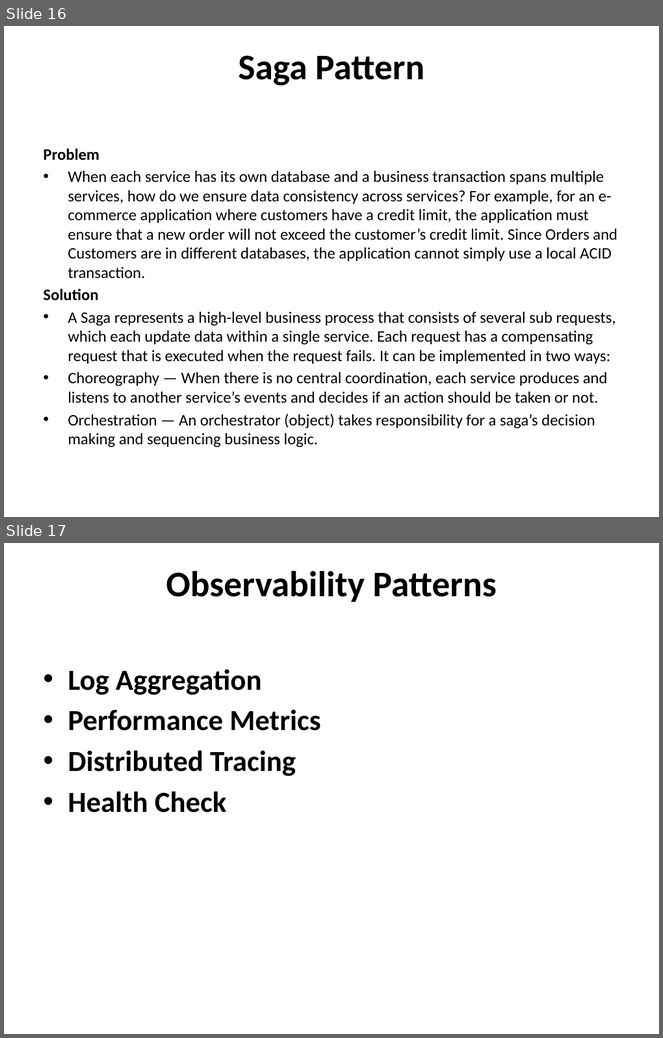
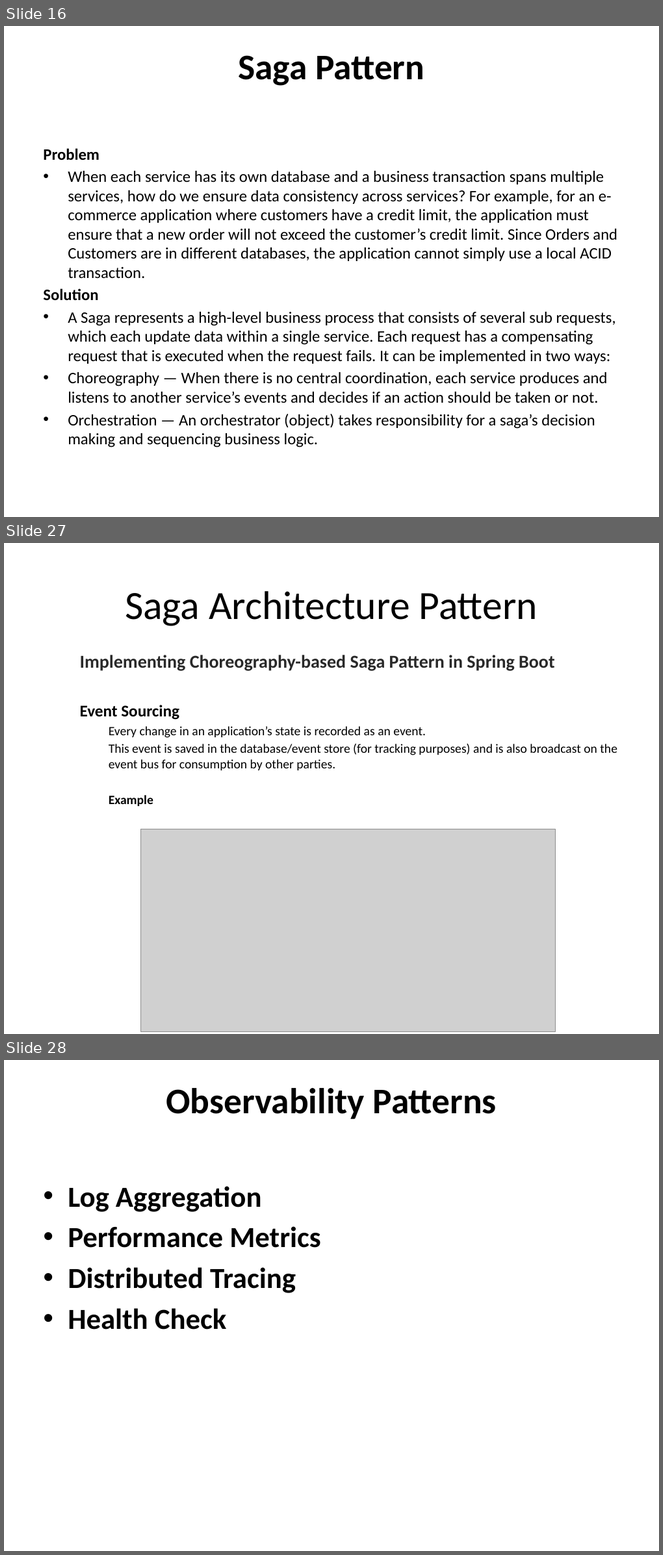
Before and after one commit to prakharxagrawal/citimicroservices, a slide deck: Micro services Design Pattern.pptx. Shown one above the other, each under a label of ours: slides 16 and 17 before the commit, slides 16, 27 and 28 after it; the slides between them are not shown. The pictures are 663x1038 and 663x1555 pixels, drawn with LibreOffice and Linux fonts; fonts in the diff are those of the drawing; grey boxes stand for pictures. Boxes give left, top, right and bottom in pixels: in the first picture for what was removed or moved away, otherwise in the second. Text is boxed around its words. In the diff, an @@ line names an element or a change of style, - is before the commit and + after.

Commit message:
Update Saga Pattern example and Docker

```diff
--- a/Micro services Design Pattern.pptx
+++ b/Micro services Design Pattern.pptx
@@ slide 27 added at bbox=[4, 543, 659, 1034], background #FFFFFF @@
@@ title added at bbox=[125, 591, 538, 626], 44 pt, text #000000 @@
+Saga Architecture Pattern
@@ text added at bbox=[80, 655, 618, 806], 14 pt, text #000000 @@
+  Implementing Choreography-based Saga Pattern in Spring Boot
+  Event Sourcing
+    Every change in an application’s state is recorded as an event.
+    This event is saved in the database/event store (for tracking purposes) and is also broadcast on the event bus for consumption by other parties.
+    Example
@@ picture added at bbox=[141, 829, 556, 1032] @@
@@ what was slide 17 is now slide 28 @@
```
Also in this commit, not shown: 10 other slides added, 14 other files.
